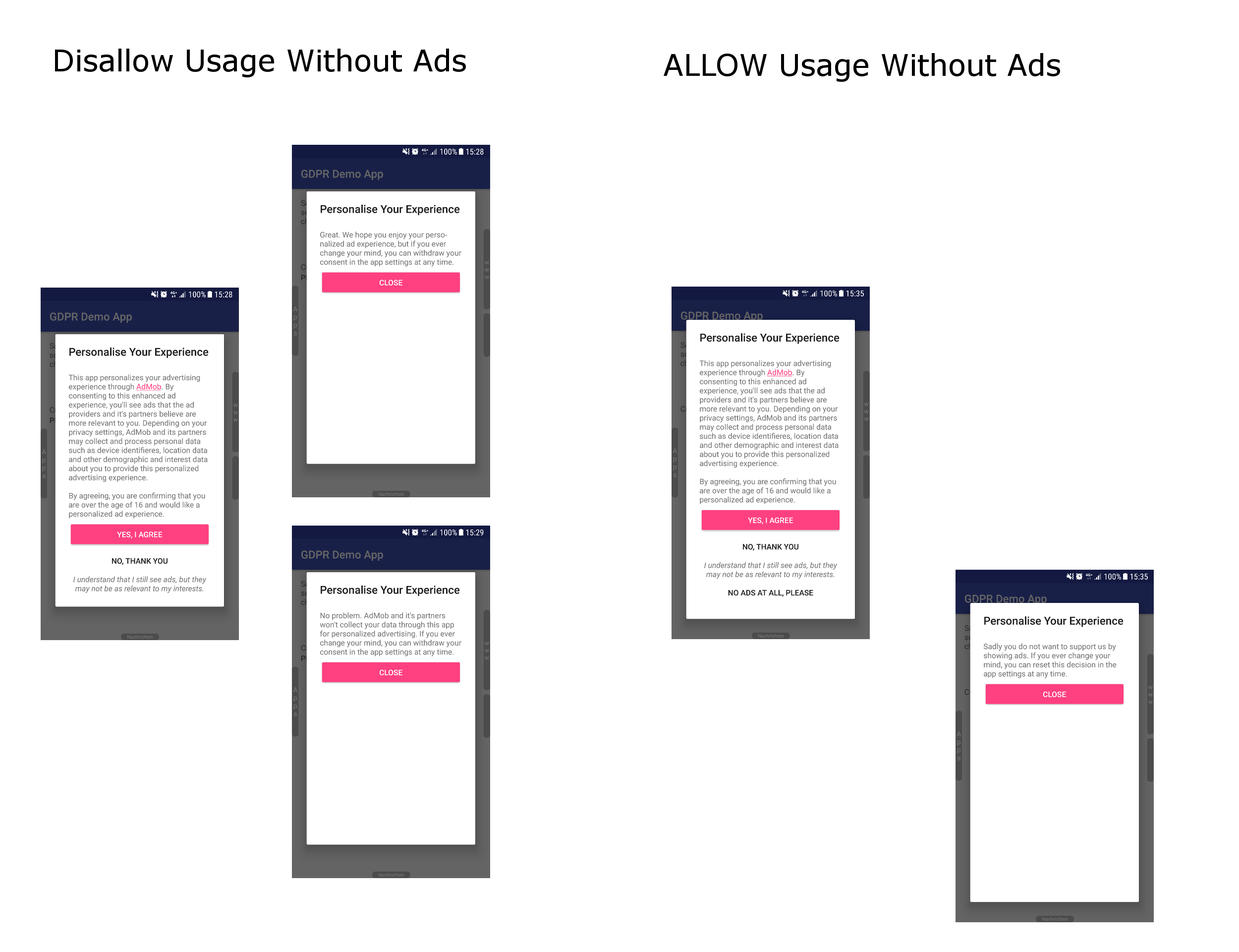
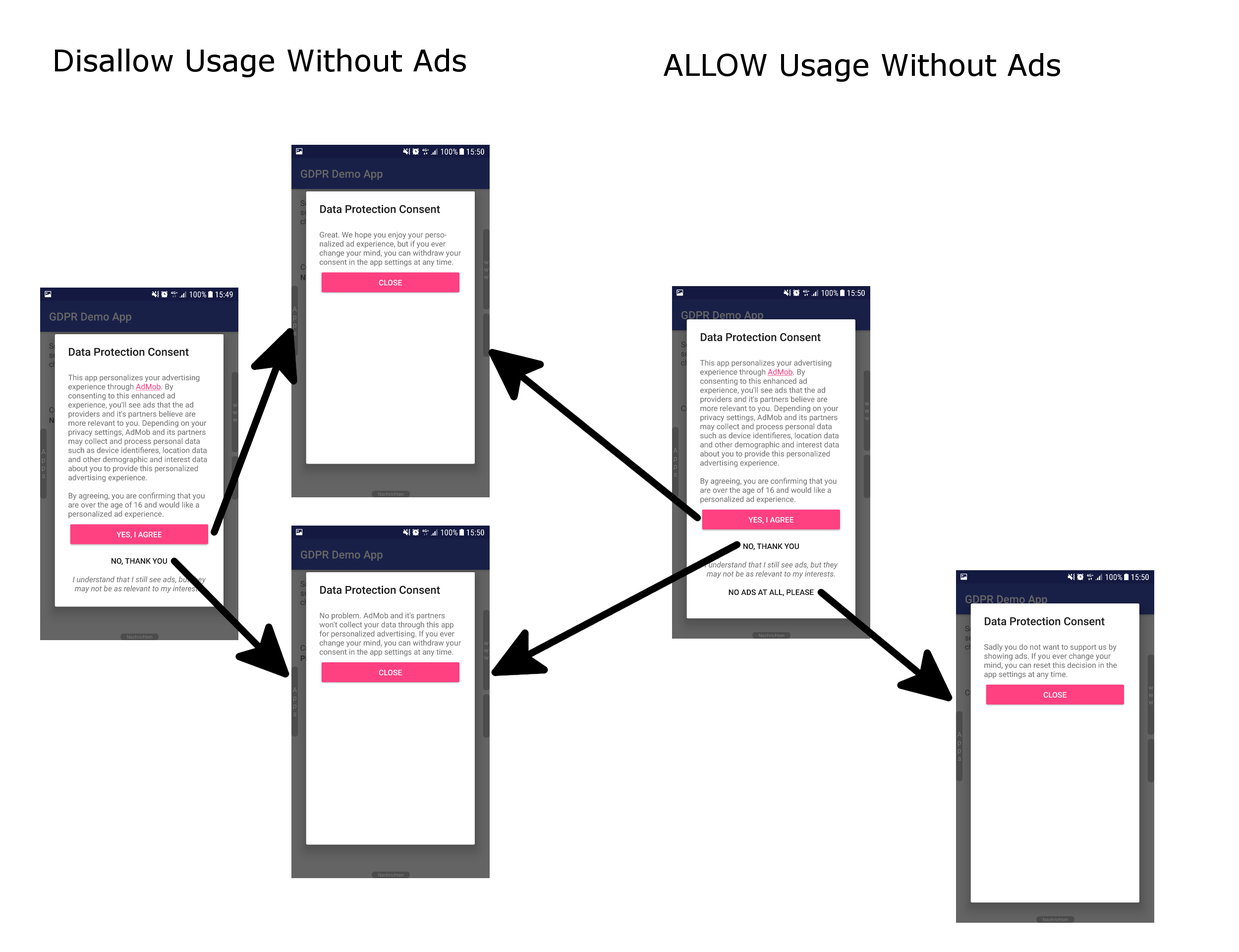
Layer changes from the first 1239 × 952 image to the second:
added layer "Arrow" above "Arrow #4" over [210, 327, 298, 536]
added layer "Arrow #4" above "Arrow #3" over [817, 588, 953, 702]
added layer "Arrow #3" above "Arrow #2" over [491, 540, 742, 677]
added layer "Arrow #2" above "Arrow #1" over [488, 348, 702, 522]
added layer "Arrow #1" above "Screenshot_20180516-155038.png" over [170, 557, 290, 678]
renamed "Screenshot_20180516-153550.png" to "Screenshot_20180516-155038.png", moved it above "Screenshot_20180516-155033.png", painted on it over [955, 569, 1155, 923]
renamed "Screenshot_20180516-153538.png" to "Screenshot_20180516-155033.png", painted on it over [671, 286, 871, 639]
renamed "Screenshot_20180516-152903.png" to "Screenshot_20180516-155006.png", moved it above "Screenshot_20180516-155001.png", painted on it over [291, 525, 491, 878]
renamed "Screenshot_20180516-152855.png" to "Screenshot_20180516-155001.png", moved it above "Screenshot_20180516-154957.png", painted on it over [291, 144, 491, 498]
removed layer "Screenshot_20180516-152849.png" over [40, 287, 239, 640]
added layer "Screenshot_20180516-154957.png" above "ALLOW Usage Without Ads" over [40, 287, 239, 640]
